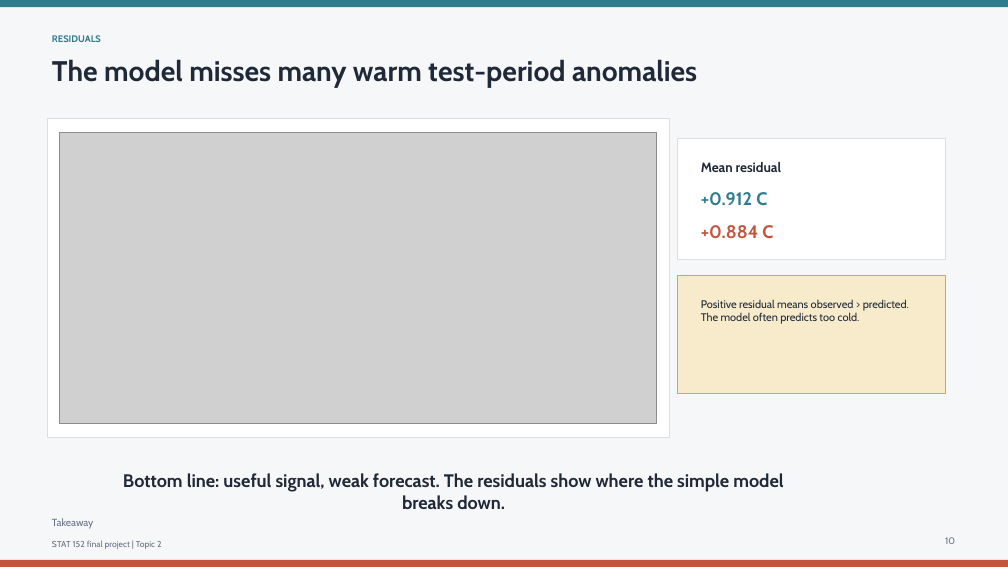
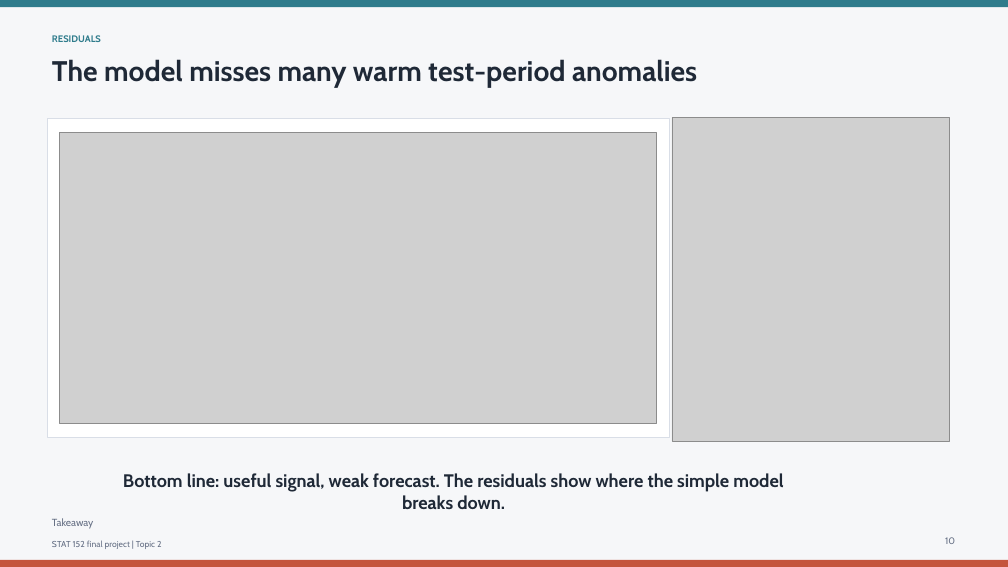
Before and after one commit to Cumuifreer/ucla-stats-152-final-project-topic2, a slide deck: slide 10 of coastal-temperature-prediction.pptx. Drawn at 1008x567 pixels with LibreOffice and Linux fonts; fonts in the diff are those of the drawing; grey boxes stand for pictures. Boxes give left, top, right and bottom in pixels: in the first picture for what was removed or moved away, otherwise in the second. Text is boxed around its words. In the diff, an @@ line names an element or a change of style, - is before the commit and + after.

```diff
--- a/coastal-temperature-prediction.pptx
+++ b/coastal-temperature-prediction.pptx
@@ picture added at [672,118,950,442] @@
@@ rectangle removed at [678,138,945,259] @@
@@ text removed at [701,162,781,172] @@
-Mean residual
@@ text removed at [701,192,767,206] @@
-+0.912 C
@@ text removed at [701,225,773,239] @@
-+0.884 C
@@ rectangle removed at [678,276,945,394] @@
@@ text removed at [701,299,909,324] @@
-Positive residual means observed > predicted. The model often predicts too cold.
```
Also in this commit, not shown: 2 other slides changed, 2 other files.
